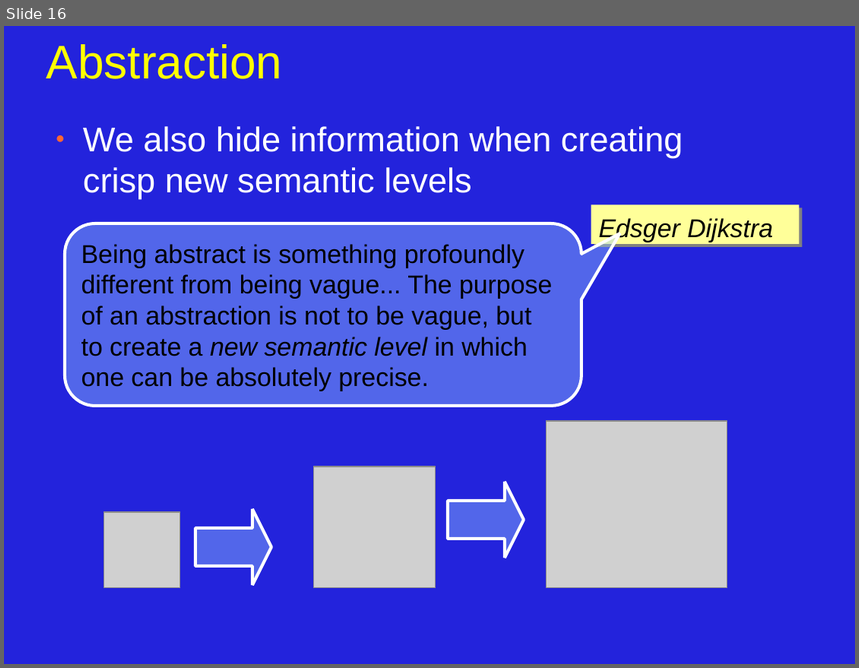
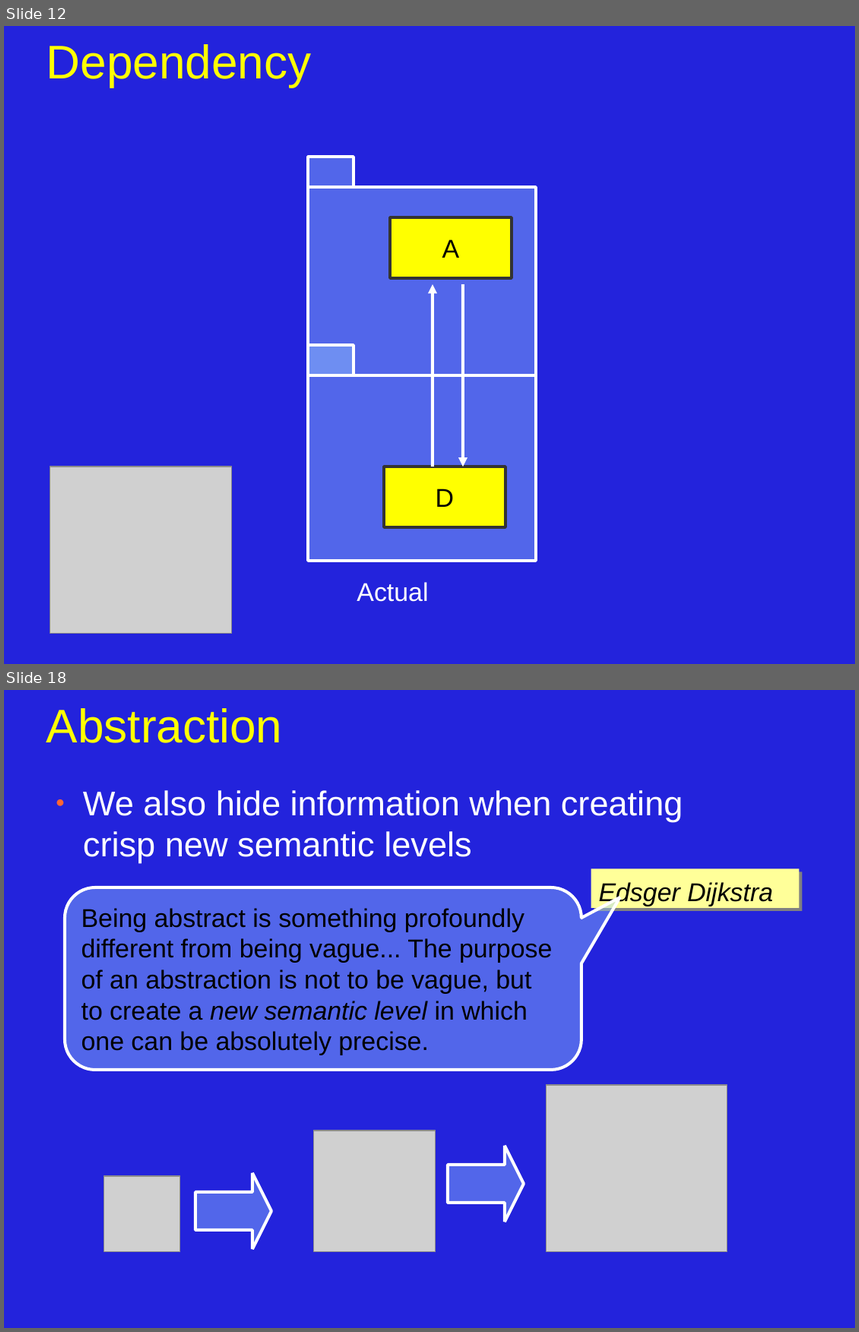
Before and after one commit to JonJagger/two-day-courses, a slide deck: cppf/08_Object_Oriented_Programming.odp. Shown one above the other, each under a label of ours: slide 16 before the commit, slides 12 and 18 after it; the slides between them are not shown. The pictures are 859x668 and 859x1332 pixels, drawn with LibreOffice and Linux fonts; fonts in the diff are those of the drawing; grey boxes stand for pictures. Boxes give left, top, right and bottom in pixels: in the first picture for what was removed or moved away, otherwise in the second. Text is boxed around its words. In the diff, an @@ line names an element or a change of style, - is before the commit and + after.

```diff
--- a/cppf/08_Object_Oriented_Programming.odp
+++ b/cppf/08_Object_Oriented_Programming.odp
@@ slide 12 added at bbox=[4, 26, 855, 664], background #2323DC @@
@@ title added at bbox=[47, 44, 311, 87], 44 pt, text #FFFF00 @@
+Dependency
@@ rectangle added at bbox=[308, 157, 354, 186], fill #99CCFF at 40% opacity, outline #FFFFFF 2.83 pt @@
@@ rectangle added at bbox=[308, 187, 536, 376], fill #99CCFF at 40% opacity, outline #FFFFFF 2.83 pt @@
@@ rectangle added at bbox=[390, 218, 512, 278], fill #FFFF00, outline #333333 2.83 pt, 24 pt, text #000000 @@
+A
@@ arrow added from (433, 467) to (433, 284), #FFFFFF 2.83 pt @@
@@ arrow added from (463, 284) to (463, 467), #FFFFFF 2.83 pt @@
@@ rectangle added at bbox=[308, 345, 354, 375], fill #99CCFF at 40% opacity, outline #FFFFFF 2.83 pt @@
@@ rectangle added at bbox=[308, 376, 536, 561], fill #99CCFF at 40% opacity, outline #FFFFFF 2.83 pt @@
@@ picture added at bbox=[50, 467, 233, 635] @@
@@ rectangle added at bbox=[384, 467, 506, 528], fill #FFFF00, outline #333333 2.83 pt, 24 pt, text #000000 @@
+D
@@ text added at bbox=[357, 582, 428, 602], 24 pt, text #FFFFFF @@
+Actual
@@ what was slide 16 is now slide 18 @@
```
Also in this commit, not shown: 6 slides changed, 3 other slides added.
